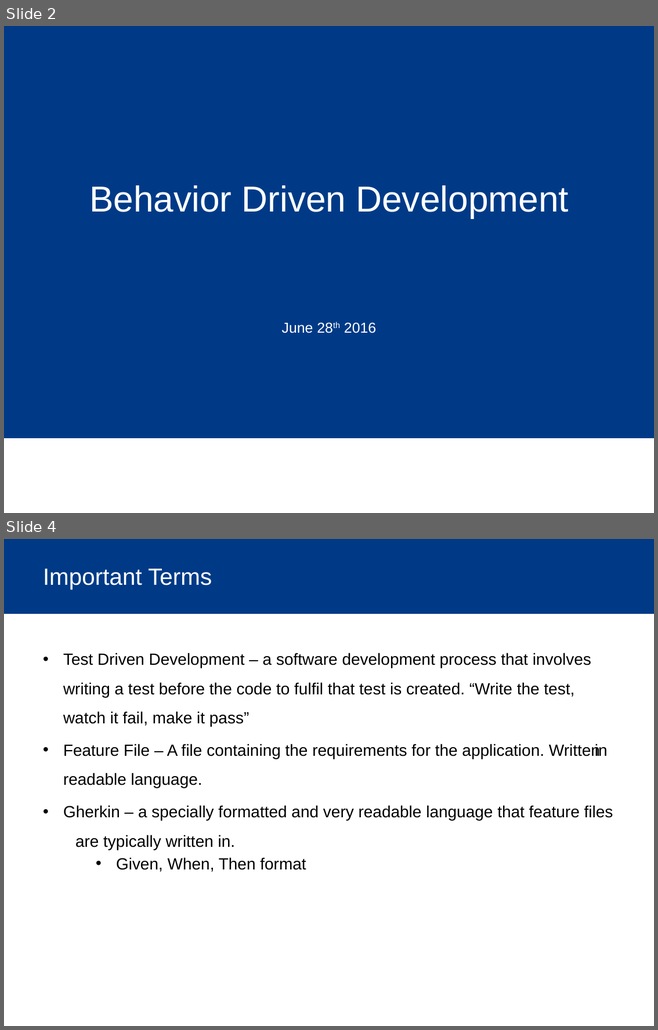
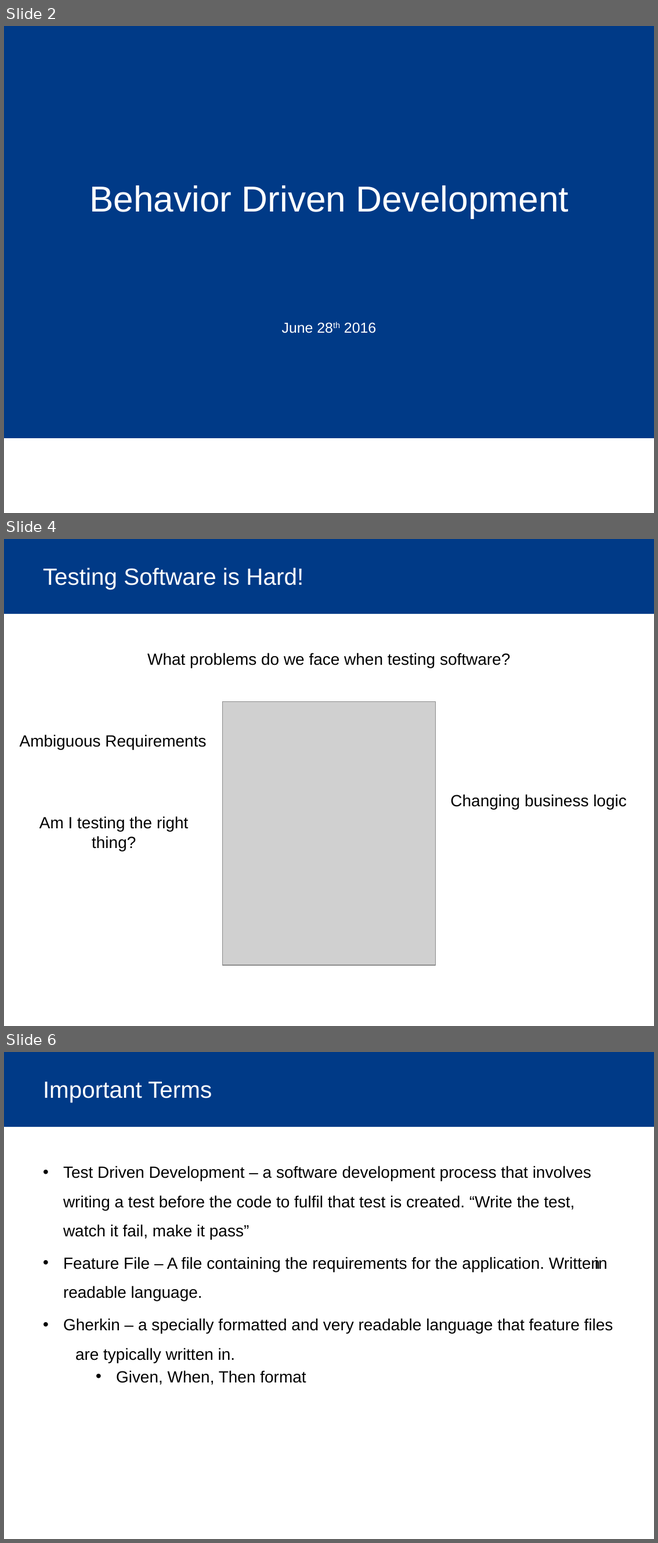
Before and after one commit to bmanley91/BDD-talk, a slide deck: BDD.pptx. Shown one above the other, each under a label of ours: slides 2 and 4 before the commit, slides 2, 4 and 6 after it; the slides between them are not shown. The pictures are 658x1030 and 658x1543 pixels, drawn with LibreOffice and Linux fonts; fonts in the diff are those of the drawing; grey boxes stand for pictures; background and template pictures are left out. Boxes give left, top, right and bottom in pixels: in the first picture for what was removed or moved away, otherwise in the second. Text is boxed around its words. In the diff, an @@ line names an element or a change of style, - is before the commit and + after.

Commit message:
Added hilarious pictures.

```diff
--- a/BDD.pptx
+++ b/BDD.pptx
@@ slide 4 added at box(4, 539, 654, 1026), background #FFFFFF; not listed: 1 template element that a slide beside it also shows @@
@@ title added at box(43, 567, 303, 589), 26 pt, text #FFFFFF @@
+Testing Software is Hard!
@@ text added at box(147, 653, 510, 668), 18 pt, text #000000 @@
+What problems do we face when testing software?
@@ picture added at box(222, 702, 436, 966) @@
@@ text added at box(20, 734, 206, 750), 18 pt, text #000000 @@
+Ambiguous Requirements
@@ text added at box(450, 794, 626, 809), 18 pt, text #000000 @@
+Changing business logic
@@ text added at box(39, 816, 188, 851), 18 pt, text #000000 @@
+Am I testing the right thing?
@@ what was slide 4 is now slide 6 @@
```
Also in this commit, not shown: 2 slides changed, 1 other slide added.
